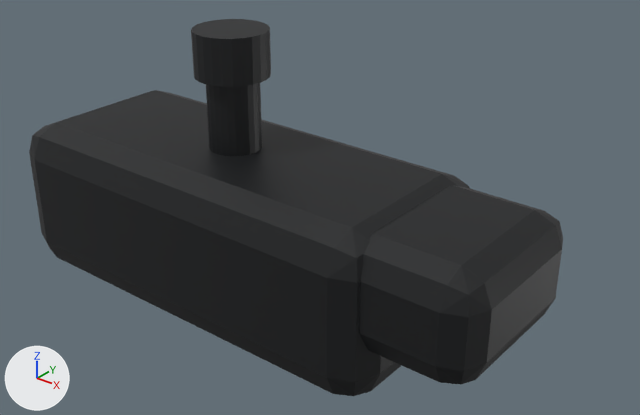
What one commit did to the COLLADA model src/raptor_description/meshes/raptor/base_link__graphite.dae.
The view is the same before and after, from a 50 mm camera at (0.708, -0.721, 0.504) aimed at (0.11, 0.027, 0.041). Every picture has the same lights, and +X, +Y and +Z are marked at lower left. The first picture is the older version.

Objects in the first picture: 'mesh0-node', 'mesh1-node', 'mesh2-node', 'mesh3-node'.
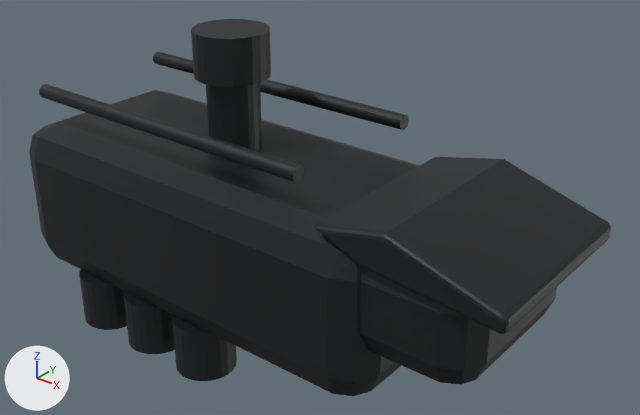
Location of each change, [x1, y1, x2, y2] in pixels of the pictures (640 x 415 px):
```json
{"object": "mesh2-node", "change": "reshaped", "before": [206, 83, 262, 156], "after": [315, 157, 611, 334]}
{"object": "mesh8-node", "change": "added", "after": [39, 84, 305, 183], "on screen": "black"}
{"object": "mesh7-node", "change": "added", "after": [172, 315, 237, 381], "on screen": "black"}
{"object": "mesh12-node", "change": "added", "after": [153, 52, 409, 130]}
{"object": "mesh6-node", "change": "added", "after": [124, 291, 175, 354], "on screen": "black"}
{"object": "mesh5-node", "change": "added", "after": [79, 269, 127, 330], "on screen": "black"}
{"part": 1, "of": "me_mesh2_node", "change": "added", "after": [315, 157, 611, 334], "on screen": "black"}
{"object": "mesh1-node", "change": "unchanged, covered by the edit", "before": [359, 185, 563, 384], "after": [359, 267, 557, 384]}
{"object": "mesh4-node", "change": "unchanged, uncovered by the edit", "after": [191, 19, 271, 87]}
```

Scene script edits in JSON lines:
```json
{"block": "me_mesh2_node", "where": "# used by ob_mesh2_node; location = (0.0, 0.0, 0.0)"}
{"op": "remove", "block": "me_mesh2_node", "code": "me_mesh2_node.from_pydata(...)  # 48 vertices, 92 faces; spans x -0.032..0.032, y -0.032..0.032, z 0.1..0.19"}
{"op": "add", "block": "me_mesh2_node", "code": "me_mesh2_node.from_pydata(...)  # 88 vertices, 172 faces; spans x 0.2136..0.43, y -0.1175..0.1175, z 0.0656..0.125"}
{"block": "me_mesh2_node", "change": "me_mesh2_node part 1"}
{"block": "me_mesh2_node", "change": "74 vertices are added at x 0.2136..0.43, y -0.1175..0.1175, z 0.0656..0.125"}
{"block": "me_mesh2_node", "change": "14 new vertices lie (0.0, 0.223, 0.0) away from vertices in x 0.2136..0.43, y -0.1115, z 0.0656..0.125"}
{"block": "me_mesh2_node", "change": "172 new faces join them"}
{"block": "me_mesh2_node", "change": "other edits to the shape of me_mesh2_node do not show in these pictures"}
{"op": "add", "block": "me_mesh12_node", "code": ["me_mesh12_node = bpy.data.meshes.new('mesh12-node')", "me_mesh12_node.from_pydata(...)  # 48 vertices, 92 faces; spans x -0.24..0.18, y 0.086..0.104, z 0.136..0.154", "me_mesh12_node.materials.append(mat_graphite)  # black #111316"]}
{"op": "add", "block": "me_mesh8_node", "code": ["me_mesh8_node = bpy.data.meshes.new('mesh8-node')", "me_mesh8_node.from_pydata(...)  # 48 vertices, 92 faces; spans x -0.24..0.18, y -0.104..-0.086, z 0.136..0.154", "me_mesh8_node.materials.append(mat_graphite)  # black #111316"]}
{"op": "add", "block": "me_mesh7_node", "code": ["me_mesh7_node = bpy.data.meshes.new('mesh7-node')", "me_mesh7_node.from_pydata(...)  # a 24-sided cylinder along z spanning x -0.018..0.058, y -0.128..-0.052, z -0.16..-0.09", "me_mesh7_node.materials.append(mat_graphite)  # black #111316"]}
{"op": "add", "block": "me_mesh6_node", "code": ["me_mesh6_node = bpy.data.meshes.new('mesh6-node')", "me_mesh6_node.from_pydata(...)  # a 24-sided cylinder along z spanning x -0.108..-0.032, y -0.128..-0.052, z -0.16..-0.09", "me_mesh6_node.materials.append(mat_graphite)  # black #111316"]}
{"op": "add", "block": "me_mesh5_node", "code": ["me_mesh5_node = bpy.data.meshes.new('mesh5-node')", "me_mesh5_node.from_pydata(...)  # a 24-sided cylinder along z spanning x -0.198..-0.122, y -0.128..-0.052, z -0.16..-0.09", "me_mesh5_node.materials.append(mat_graphite)  # black #111316"]}
{"op": "add", "block": "ob_mesh12_node", "code": ["ob_mesh12_node = bpy.data.objects.new('mesh12-node', me_mesh12_node)", "ob_mesh12_node.location = (0.0, 0.0, 0.0)"]}
{"op": "add", "block": "ob_mesh8_node", "code": ["ob_mesh8_node = bpy.data.objects.new('mesh8-node', me_mesh8_node)", "ob_mesh8_node.location = (0.0, 0.0, 0.0)"]}
{"op": "add", "block": "ob_mesh7_node", "code": ["ob_mesh7_node = bpy.data.objects.new('mesh7-node', me_mesh7_node)", "ob_mesh7_node.location = (0.0, 0.0, 0.0)"]}
{"op": "add", "block": "ob_mesh6_node", "code": ["ob_mesh6_node = bpy.data.objects.new('mesh6-node', me_mesh6_node)", "ob_mesh6_node.location = (0.0, 0.0, 0.0)"]}
{"op": "add", "block": "ob_mesh5_node", "code": ["ob_mesh5_node = bpy.data.objects.new('mesh5-node', me_mesh5_node)", "ob_mesh5_node.location = (0.0, 0.0, 0.0)"]}
```
